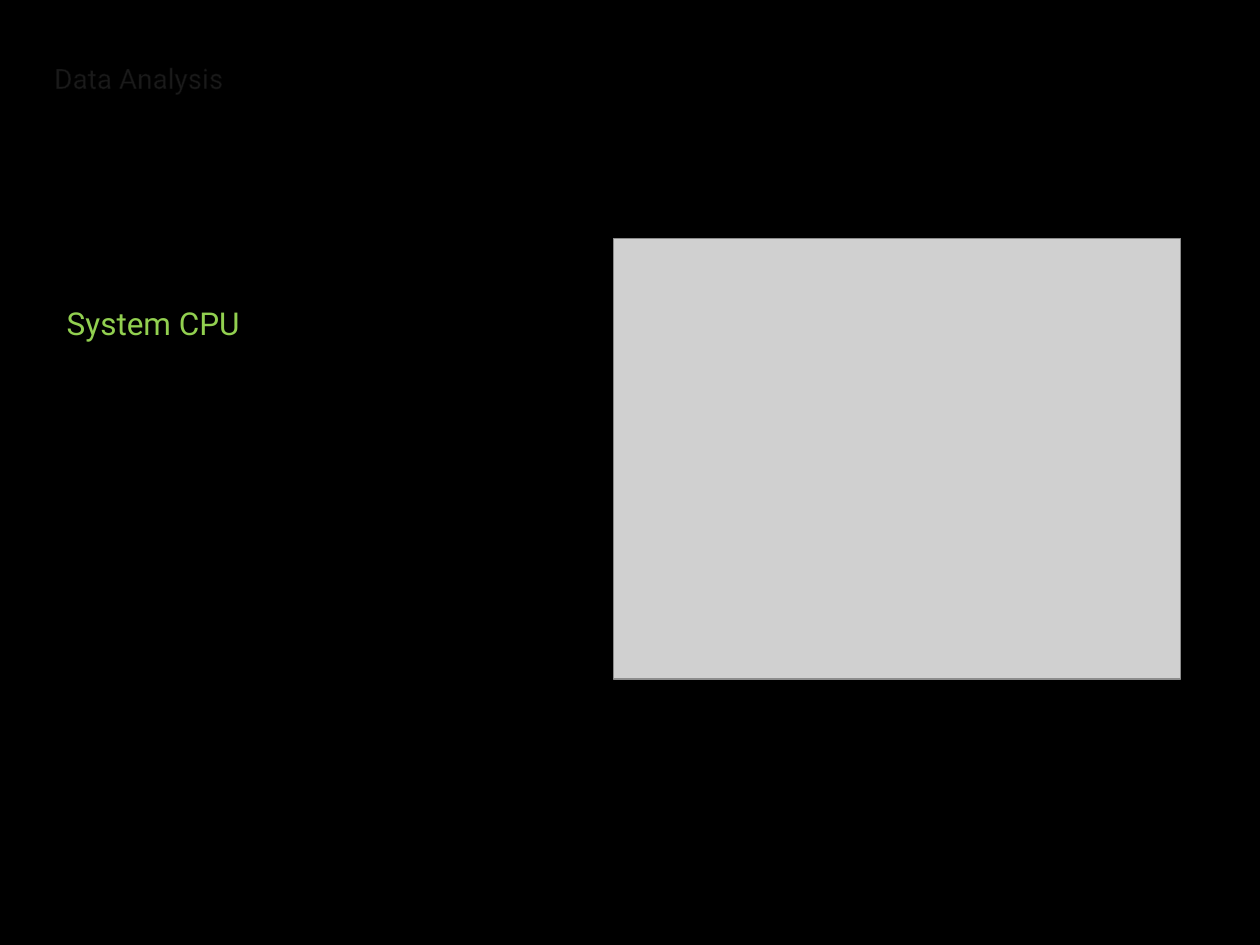
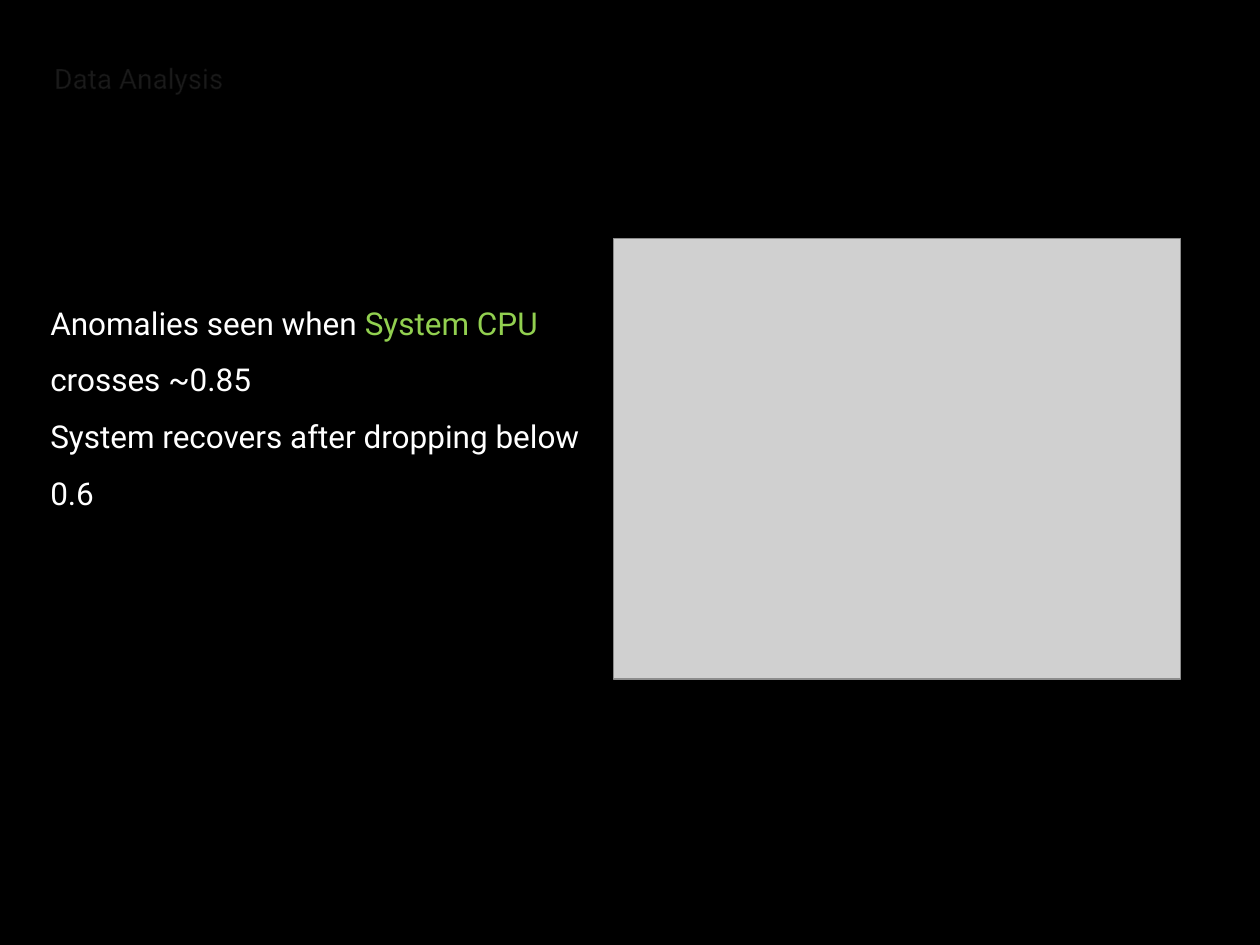
Before and after one commit to sandalasiddiqui/Capstone-Software-Operational-Anomaly-Detection, a slide deck: slide 4 of Software Operational Anomaly Detection.pptx. Drawn at 1260x945 pixels with LibreOffice and Linux fonts; fonts in the diff are those of the drawing; grey boxes stand for pictures; background and template pictures are left out. Boxes give left, top, right and bottom in pixels: in the first picture for what was removed or moved away, otherwise in the second. Text is boxed around its words. In the diff, an @@ line names an element or a change of style, - is before the commit and + after.

```diff
--- a/Software Operational Anomaly Detection.pptx
+++ b/Software Operational Anomaly Detection.pptx
@@ text at (50, 311, 580, 506): text changed; text colour #92D050 to #FFFFFF @@
-System CPU
+Anomalies seen when System CPU crosses ~0.85
+System recovers after dropping below 0.6
```
Also in this commit, not shown: 7 other slides changed, 1 slide added, 1 other file.
